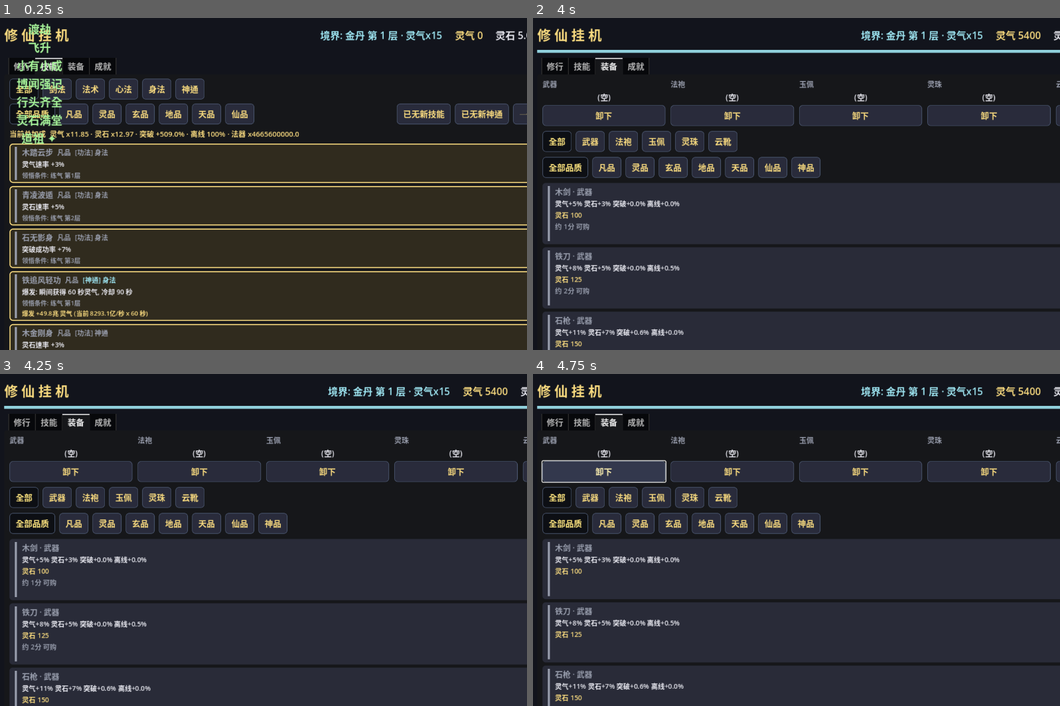
Above: before the commit, frames 1-4 (two rows, left to right).
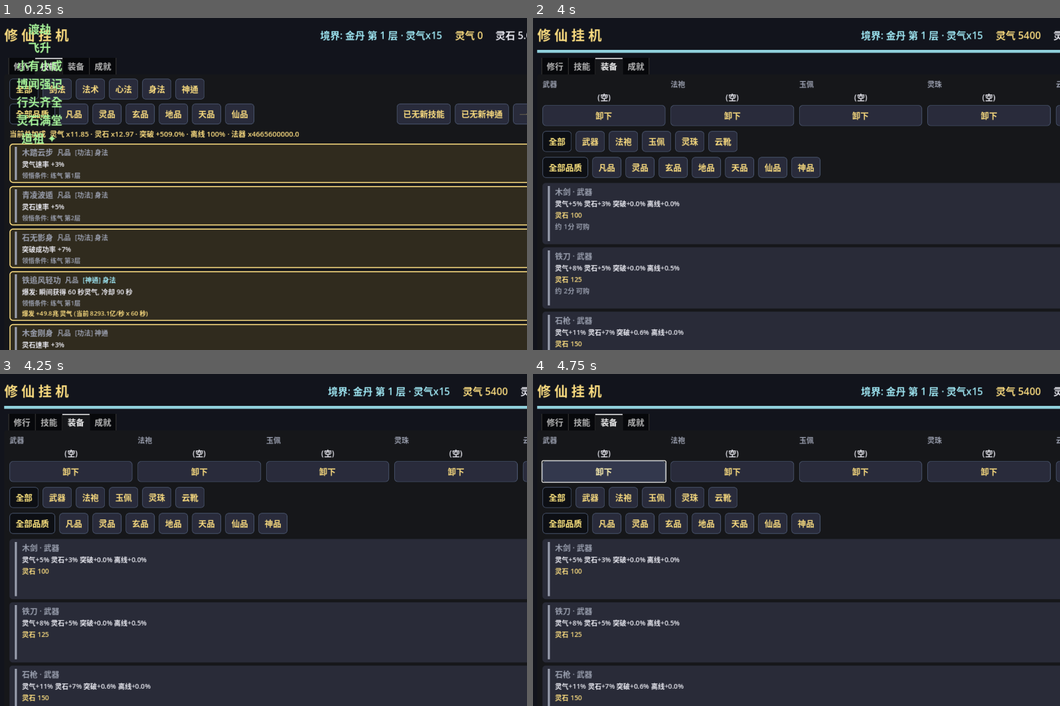
Above: after the commit, the same moments.

Repository: playerss/xiuxian-idle-godot
Game: Godot game, scene res://scenes/ui_test.tscn
The game is run twice, just before and just after one commit, with the same random seed, the same clock (stepped at 60 frames per second) and the same inputs. This scene is started directly instead of the project's main scene.
Inputs (mouse positions are in pixels of both pictures, inside the frame that each line leads up to):
- Up to frame 1 (0.25 s): no input
- Up to frame 2 (4 s): click (859, 51) at 0.5 s; click "尝试突破 · 耗 90 灵气 (成功率99%)" at 1.25 s; click "尝试突破 · 耗 10 灵气 (成功率85%)" at 2 s; click "自动突破: 开" at 2.75 s; click "自动购置: 关" at 3.5 s
- Up to frame 3 (4.25 s): no input
- Up to frame 4 (4.75 s): click "卸下" at 4.25 s

Frames 1-2 are identical in both runs. In frame 3, 2.5% of the frame differs, in the area x 1-100%, y 61-100%; in frame 4, nothing differs.

Commit message:
feat(打磨-89): 一键挂机按钮 tooltip 动态段 — 打磨-84/85/86 已给 自动购置/自动突破/自动施展/自动领悟 4 单开关按钮 tooltip 补 动态段, 但 一键挂机 按钮 (打磨-88) 悬停 只有 静态 口径, 开启 后 悬停 不知 各 开启中 开关 当前 状态 (下次 突破 ETA / 下一件 购置 ETA / 神通 就绪数 / 可学 数), 要 逐个 单开关 按钮 悬停 才 见; 一键挂机 tooltip 追加 动态段: 按 各 单开关 接口 口径 汇总 (auto_break_next_tip/auto_buy_next_tip/auto_cast_next_tip/auto_learn_next_tip), 各段 带 开关名 前缀, 固定序 突破>购置>施展>领悟, 仅 展示 开启中 开关 的 段 (全关=简短 说明 文案), 随 开关 状态/资源/速率/境界/已学/冷却 变化 文本 才 刷 (静态前缀 存 成员 防 split 坑, _refresh 缓存 同 打磨-84/85/86 口径), 纯 展示 无 存档/统计 副作用; GameData.auto_idle_next_tip() 只读 接口, main.gd _auto_idle_tip/_auto_idle_tip_static + 构建 动态段 标记 + _refresh 文本变化 才 刷; selftest +8 项 = 1086 项, ui_test +10 项 = 1889 项, stress 613 + 主场景冒烟 0 报错回归全过; PROJECT_PLAN 勾选 打磨-89, README 补 1086/1889 项

Diff:
--- a/scripts/game_data.gd
+++ b/scripts/game_data.gd
@@ -1173,6 +1173,28 @@
 	auto_buy = on
 	auto_cast = on
 	auto_learn = on
+
+# ---------- 打磨-89: 一键挂机 按钮 tooltip 动态段 (各 开启中 开关 动态 状态 汇总) ----------
+# 只读: 一键挂机 是 4 自动 开关 的 批量 开关 (打磨-88), 悬停 只有 静态 口径, 开启 后 悬停 不知
+# 各 开启中 开关 当前 状态 (下次 突破 ETA / 下一件 购置 ETA / 神通 就绪数 / 可学 数); 4 个 单开关
+# 按钮 的 动态段 (打磨-84/85/86) 要 逐个 按钮 悬停 才 见; tooltip 追加 动态段: 按 各 单开关 接口
+# 口径 汇总 (auto_break_next_tip/auto_buy_next_tip/auto_cast_next_tip/auto_learn_next_tip),
+# 各段 带 开关名 前缀, 固定序 突破>购置>施展>领悟; 仅 展示 开启中 开关 的 段 (动态段 与 开关
+# 状态 无关 恒可算, 但 只 展示 生效中 的 避免 全关 时 4 段 空谈 拉长 tooltip); 全关 = 简短
+# "全关" 说明 文案。只读: 不 改 状态/存档/统计 (供 UI 悬停 tooltip 动态 刷新, 文本 变化 才 写)
+func auto_idle_next_tip() -> String:
+	var parts: Array[String] = []
+	if auto_break:
+		parts.append("突破: " + auto_break_next_tip())
+	if auto_buy:
+		parts.append("购置: " + auto_buy_next_tip())
+	if auto_cast:
+		parts.append("施展: " + auto_cast_next_tip())
+	if auto_learn:
+		parts.append("领悟: " + auto_learn_next_tip())
+	if parts.is_empty():
+		return "各开关 均 未开启 (点击 一键 全开; 开启后 此处 展示 各开关 动态 状态)"
+	return "\n".join(parts)
 
 # roll: 传入 [0,1) 可确定性注入 (自测用), 默认 randf()
 func try_breakthrough(roll: float = -1.0) -> String:
--- a/scripts/main.gd
+++ b/scripts/main.gd
@@ -70,6 +70,8 @@
 var _auto_learn_btn: Button      # 打磨-80: 自动领悟开关 (toggle, 存档持久化)
 var _auto_idle_btn: Button       # 打磨-88: 一键挂机 (一键 全开/全关 自动系列 4 开关, toggle)
 var _auto_idle_on := false       # 打磨-88: 上帧 全开 状态缓存 (变化才刷 按钮态)
+var _auto_idle_tip := ""        # 打磨-89: 一键挂机按钮 tooltip 动态段 缓存 (变化才刷, 同打磨-84/85/86 口径)
+var _auto_idle_tip_static := "" # 打磨-89: 一键挂机按钮 tooltip 静态 前缀 (构建时 存, 供 动态段 重拼)
 var _auto_learn_on := false      # 打磨-80: 上帧开关状态缓存 (变化才刷按钮态)
 var _auto_learn_msg_seq := 0     # 打磨-80: 已处理过的 自动领悟 变更事件序号 (避免重复刷底部消息; 启动=0 与 GameData 同态)
 var _auto_learn_tip := ""        # 打磨-86: 自动领悟按钮 tooltip 动态段 缓存 (变化才刷, 同打磨-84/85 口径)
@@ -648,9 +650,14 @@
 	_auto_idle_btn = _make_button("一键挂机: 全关")
 	_auto_idle_btn.toggle_mode = true
 	_auto_idle_btn.pressed.connect(_on_auto_idle)
-	_auto_idle_btn.tooltip_text = ("一键 开启/关闭 全部 自动系列 开关 (自动突破 + 自动购置 + 自动施展 + 自动领悟), 挂机 全程 自动 无需 手动 点击。\n"
+	# 打磨-89: tooltip = 静态口径 + 动态段 (各 开启中 开关 动态 状态 汇总, 随 开关 状态/资源/
+	# 速率/境界/已学/冷却 变化 由 _refresh 刷新); 静态 前缀 存 成员 供 重拼 (避免 split 截断 坑,
+	# 与 打磨-84/85/86 动态段 口径 同)
+	_auto_idle_tip_static = ("一键 开启/关闭 全部 自动系列 开关 (自动突破 + 自动购置 + 自动施展 + 自动领悟), 挂机 全程 自动 无需 手动 点击。\n"
 		+ "当前 未全开 (含 部分开) 时 点击 = 补齐 至 全开; 全开 时 点击 = 全部 关闭。各 开关 单独 开/关 与 上方 4 个 自动开关 按钮 同口径。\n"
-		+ "各开关 独立 存档 持久化 (各自 auto_* 字段), 离线期间不触发 (离线只结算收益, 重新进入游戏后生效)。")
+		+ "各开关 独立 存档 持久化 (各自 auto_* 字段), 离线期间不触发 (离线只结算收益, 重新进入游戏后生效)。\n\n"
+		+ "【各开关 动态 状态 (动态)】")
+	_auto_idle_btn.tooltip_text = _auto_idle_tip_static
 	break_box.add_child(_auto_idle_btn)
 	# 打磨-70: 自动系列 状态汇总行 (三个开关 开启后 扫视 不知 哪些 已 生效;
 	# 一行摘要 "自动: 突破 ✓/✗ · 购置 ✓/✗ · 施展 ✓/✗", 开启 金 / 未开 灰, 状态 变化 才刷)
@@ -1653,6 +1660,12 @@
 		_auto_idle_on = idle_on
 		_auto_idle_btn.set_pressed_no_signal(idle_on)
 		_auto_idle_btn.text = ("一键挂机: 全开" if idle_on else "一键挂机: 全关")
+	# 打磨-89: 一键挂机按钮 tooltip 动态段 (各 开启中 开关 动态 状态 汇总, 随 开关 状态/资源/
+	# 速率/境界/已学/冷却 变化 才刷; 同 打磨-84/85/86 缓存口径, 文本 变化 才 写)
+	var idl_tip: String = g.auto_idle_next_tip()
+	if idl_tip != _auto_idle_tip:
+		_auto_idle_tip = idl_tip
+		_auto_idle_btn.tooltip_text = _auto_idle_tip_static + idl_tip
 	# 打磨-75: 顶栏 一键系列 状态汇总 (6 段 可执行数, 与 各页 一键 按钮 计数 同口径 —
 	# 领悟/神通 段 复用 技能页 当前 类别/品质 筛选 (打磨-27 计数口径统一), 其余 全局 口径;
 	# 状态键 变化才刷 文本/颜色 — 领悟/神通 随 境界/筛选/已学, 施展 随 冷却/已学,
--- a/scripts/selftest.gd
+++ b/scripts/selftest.gd
@@ -4002,6 +4002,54 @@
 	g.auto_buy = false
 	g.auto_cast = false
 	g.auto_learn = false
+	# ---------- 打磨-89: 一键挂机 按钮 tooltip 动态段 (auto_idle_next_tip 只读 汇总 各 开启中 开关) ----------
+	# 基准: 全关 + realm0 层1 + 0 资源 (与 打磨-88 基准 同态, 接口 复用 打磨-84/85/86)
+	g.realm_idx = 0
+	g.layer = 1
+	g.essence = 0.0
+	g.stones = 0.0
+	g.dao = 0.0
+	g.dao_level = 0
+	g.ascended = false
+	g.last_break_result = 0
+	g.learned.clear()
+	g.owned.clear()
+	g.owned_eq.clear()
+	g.equipped.clear()
+	g._active_cd = {}
+	g.ready_events.clear()
+	# 全关: 说明 文案 (4 开关 均未开启, 点击 一键 全开 指引)
+	check(g.auto_idle_next_tip() == "各开关 均 未开启 (点击 一键 全开; 开启后 此处 展示 各开关 动态 状态)",
+			"打磨-89 全关 说明 文案 (实际 %s)" % g.auto_idle_next_tip())
+	# 单开 购置: 仅 购置段 带 开关名 前缀, 与 单开关 接口 恒等
+	g.auto_buy = true
+	check(g.auto_idle_next_tip() == "购置: " + g.auto_buy_next_tip(),
+			"打磨-89 单开 购置 仅 购置段=接口 (实际 %s)" % g.auto_idle_next_tip().left(60))
+	# 组合 突破+领悟: 两段 固定序 突破>领悟, 各段 与 单开关 接口 恒等
+	g.auto_buy = false
+	g.auto_break = true
+	g.auto_learn = true
+	var expect89: String = "突破: " + g.auto_break_next_tip() + "\n领悟: " + g.auto_learn_next_tip()
+	check(g.auto_idle_next_tip() == expect89,
+			"打磨-89 组合 突破+领悟 两段 固定序 恒等 (实际 %s)" % g.auto_idle_next_tip().left(60))
+	# 资源 变化 → 动态段 同步 (突破 缺口 变化; 同态 连读 恒定 无 副作用)
+	var st89: float = g.stones
+	g.essence += 5.0
+	var t1: String = g.auto_idle_next_tip()
+	check(t1.find("突破: 当前") >= 0 and t1 != expect89,
+			"打磨-89 资源 变化 动态段 同步 (实际 %s)" % t1.left(60))
+	check(g.auto_idle_next_tip() == t1, "打磨-89 同态 连读 恒定")
+	check(g.stones == st89 and g.stats == snap88, "打磨-89 只读 无 资源/统计 副作用")
+	# 全开 4 段: 固定序 突破>购置>施展>领悟, 各段 与 单开关 接口 恒等 (含 未学 主动神通 说明 文案)
+	g.set_auto_all(true)
+	var expect89b: String = "突破: " + g.auto_break_next_tip() + "\n购置: " + g.auto_buy_next_tip() + \
+			"\n施展: " + g.auto_cast_next_tip() + "\n领悟: " + g.auto_learn_next_tip()
+	check(g.auto_idle_next_tip() == expect89b,
+			"打磨-89 全开 4 段 固定序 恒等 (实际 %s)" % g.auto_idle_next_tip().left(60))
+	# 境界 提升 → 突破段 动态 同步 (消耗/缺口 变化)
+	g.realm_idx = 1
+	check(g.auto_idle_next_tip() != expect89b, "打磨-89 境界 提升 动态段 同步")
+	g.set_process(true)
 	# 收尾: 恢复 干净 基准 (防 污染 后续 段)
 	g.realm_idx = 0
 	g.layer = 1
--- a/scripts/ui_test.gd
+++ b/scripts/ui_test.gd
@@ -2735,6 +2735,41 @@
 	check(g.auto_break and g.auto_buy and g.auto_cast and g.auto_learn,
 			"打磨-88 部分开 点击 补齐 至 全开 (含 已开 3 项)")
 	check(btn.button_pressed and str(btn.text) == "一键挂机: 全开", "打磨-88 补齐 后 按压+文本 全开")
+	# 打磨-89: 一键挂机按钮 tooltip 动态段 (静态前缀+动态段 恒等 / 4 段 固定序 / 同态 节流 /
+	# 开关 切换 同步 / 全关 说明 文案 / 无 资源 副作用)
+	check(str(btn.tooltip_text).find("【各开关 动态 状态 (动态)】") >= 0,
+			"打磨-89 tooltip 含 动态段 标记 (实际 %s)" % str(btn.tooltip_text).left(40))
+	check(str(btn.tooltip_text) == ui._auto_idle_tip_static + g.auto_idle_next_tip(),
+			"打磨-89 tooltip=静态前缀+动态段 恒等")
+	var p_break: int = str(btn.tooltip_text).find("突破: 当前")
+	var p_buy: int = str(btn.tooltip_text).find("购置: 当前")
+	var p_cast: int = str(btn.tooltip_text).find("施展: ")
+	var p_learn: int = str(btn.tooltip_text).find("领悟: ")
+	check(p_break >= 0 and p_buy >= 0 and p_cast >= 0 and p_learn >= 0,
+			"打磨-89 全开 tooltip 含 4 段 前缀 (突破/购置/施展/领悟)")
+	check(p_break < p_buy and p_buy < p_cast and p_cast < p_learn,
+			"打磨-89 4 段 固定序 突破>购置>施展>领悟 (实际 %d,%d,%d,%d)" % [p_break, p_buy, p_cast, p_learn])
+	check(str(btn.tooltip_text).find("未学 任何 主动神通") >= 0,
+			"打磨-89 未学 神通 时 施展段=说明 文案")
+	ui._refresh()
+	check(str(btn.tooltip_text) == ui._auto_idle_tip_static + g.auto_idle_next_tip(),
+			"打磨-89 同态 节流 tooltip 稳定 无 资源 副作用")
+	# 组合 2 开 (购置+领悟): 动态段 仅 2 段 (固定序 购置<领悟)
+	g.set_auto_all(false)
+	g.auto_buy = true
+	g.auto_learn = true
+	ui._refresh()
+	check(str(btn.tooltip_text).find("突破: 当前") < 0 and str(btn.tooltip_text).find("施展: ") < 0,
+			"打磨-89 组合 2 开 不含 未开 段 (突破/施展)")
+	check(str(btn.tooltip_text).find("购置: 当前") < str(btn.tooltip_text).find("领悟: "),
+			"打磨-89 组合 2 开 固定序 购置<领悟")
+	# 全关: 说明 文案
+	g.set_auto_all(false)
+	ui._refresh()
+	check(str(btn.tooltip_text).find("各开关 均 未开启") >= 0,
+			"打磨-89 全关 动态段=说明 文案 (实际 %s)" % str(btn.tooltip_text).left(40))
+	check(g.stats == stats_k and absf(g.essence - ess_k) < 1e-9 and g.stones == stones_k,
+			"打磨-89 tooltip 动态段 只读 无 资源/统计 副作用")
 	# 外部 单开关 置 全开: _refresh 同步 按钮态 (读档恢复 场景)
 	g.set_auto_all(false)
 	g.auto_break = true
Not shown, changed: PROJECT_PLAN.md
Not shown, changed: README.md
